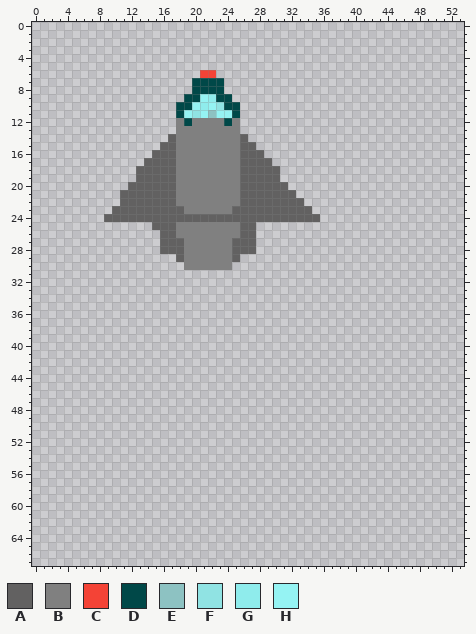
A sprite sheet gets an edit: link.png. This is how it looked before the edit.
The file is 100x100 pixels. Colours within 5 levels of each other are drawn and written as one. The old version is drawn lined up with the new one, on the new canvas.
Palette (. is transparent): A #626161  B #808080  C #f44336  D #004848  E #8dc2c2  F #90e3e3  G #8fecec  H #95f3f3
Pixels before (only the part around the change), first column x 0:
 0 ......................................................
 1 ......................................................
 2 ......................................................
 3 ......................................................
 4 ......................................................
 5 ......................................................
 6 .....................CC...............................
 7 ....................DDDD..............................
 8 ....................DDDD..............................
 9 ...................DDHGDD.............................
10 ..................DDHGHFDD............................
11 ..................DHFHEHHD............................
12 ..................BDBBBBDB............................
13 ..................BBBBBBBB............................
14 .................ABBBBBBBBA...........................
15 ................AABBBBBBBBAA..........................
16 ...............AAABBBBBBBBAAA.........................
17 ..............AAAABBBBBBBBAAAA........................
18 .............AAAAABBBBBBBBAAAAA.......................
19 .............AAAAABBBBBBBBAAAAA.......................
20 ............AAAAAABBBBBBBBAAAAAA......................
21 ...........AAAAAAABBBBBBBBAAAAAAA.....................
22 ...........AAAAAAABBBBBBBBAAAAAAAA....................
23 ..........AAAAAAAAABBBBBBAAAAAAAAAA...................
24 .........AAAAAAAAAAAAAAAAAAAAAAAAAAA..................
25 ...............AAABBBBBBBBAA..........................
26 ................AABBBBBBBBAA..........................
27 ................AAABBBBBBAAA..........................
28 ................AAABBBBBBAAA..........................
29 ..................ABBBBBBA............................
30 ...................BBBBBB.............................
31 ......................................................
32 ......................................................
33 ......................................................
34 ......................................................
35 ......................................................
36 ......................................................
37 ......................................................
38 ......................................................
39 ......................................................
40 ......................................................
41 ......................................................
42 ......................................................
43 ......................................................
44 ......................................................
45 ......................................................
46 ......................................................
47 ......................................................
48 ......................................................
49 ......................................................
50 ......................................................
51 ......................................................
52 ......................................................
53 ......................................................
54 ......................................................
55 ......................................................
56 ......................................................
57 ......................................................
58 ......................................................
59 ......................................................
60 ......................................................
61 ......................................................
62 ......................................................
63 ......................................................
64 ......................................................
65 ......................................................
66 ......................................................
67 ......................................................
The same view after the edit:
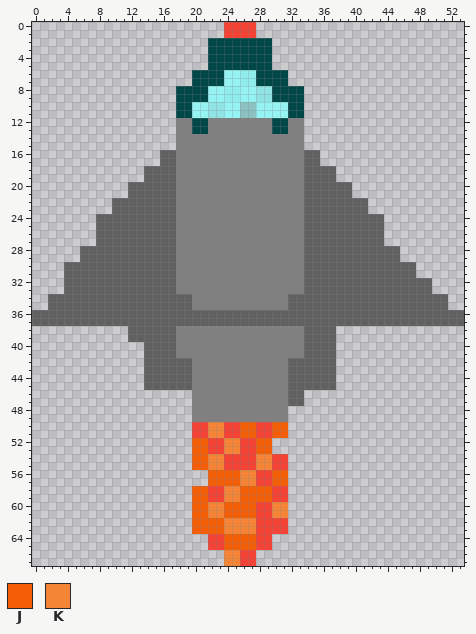
Colours new in this view: J #f45e06  K #f48436
What changed:
canvas 100x100 -> 54x68, the old top-left corner now at -25,-28 (the part of the old canvas that was cut away was empty and is not shown)
Changed rows in their new state; - is an unchanged pixel.
first column x 0:
 0 ------------------------CCCC--------------------------
 1 ------------------------CCCC--------------------------
 2 ----------------------DDDDDDDD------------------------
 3 ----------------------DDDDDDDD------------------------
 4 ----------------------DDDDDDDD------------------------
 5 ----------------------DDDDDDDD------------------------
 6 --------------------DDDDHHGGDDDD----------------------
 7 ------------------------HHGGDDDD----------------------
 8 ------------------DD--HHGGHHFFDDDD--------------------
 9 ------------------D--DHHGGHHFFDDDD--------------------
10 ---------------------HF-HHEEHHHHDD--------------------
11 -------------------DH-FF-HEEHHHHDD--------------------
12 -------------------BDD--B-BBBBDDBB--------------------
13 --------------------DD----BBBBDDBB--------------------
14 -----------------.--------BBBBBBBB--------------------
15 ----------------..--------BBBBBBBB--------------------
16 ---------------.----------BBBBBBBBAA------------------
17 --------------..----------BBBBBBBBAA------------------
18 -------------.------------BBBBBBBBAAAA----------------
19 -------------.------------BBBBBBBBAAAA----------------
20 --------------------------BBBBBBBBAAAAAA--------------
21 -----------.--------------BBBBBBBBAAAAAA--------------
22 ----------A---------------BBBBBBBBAAAAAAAA------------
23 ------------------B------BBBBBBBBB-AAAAAAA------------
24 --------A---------BBBBBBBBBBBBBBBB--AAAAAAAA----------
25 --------AAAAAAA-----------BBBBBBBBAAAAAAAAAA----------
26 --------AAAAAAAA----------BBBBBBBBAAAAAAAAAA----------
27 --------AAAAAAAA--B------BBBBBBBBBAAAAAAAAAA----------
28 ------AAAAAAAAAA--B------BBBBBBBBBAAAAAAAAAAAA--------
29 ------AAAAAAAAAAAAB------BBBBBBBBBAAAAAAAAAAAA--------
30 ----AAAAAAAAAAAAAAB------BBBBBBBBBAAAAAAAAAAAAAA------
31 ----AAAAAAAAAAAAAABBBBBBBBBBBBBBBBAAAAAAAAAAAAAA------
32 ----AAAAAAAAAAAAAABBBBBBBBBBBBBBBBAAAAAAAAAAAAAAAA----
33 ----AAAAAAAAAAAAAABBBBBBBBBBBBBBBBAAAAAAAAAAAAAAAA----
34 --AAAAAAAAAAAAAAAAAABBBBBBBBBBBBAAAAAAAAAAAAAAAAAAAA--
35 --AAAAAAAAAAAAAAAAAABBBBBBBBBBBBAAAAAAAAAAAAAAAAAAAA--
36 AAAAAAAAAAAAAAAAAAAAAAAAAAAAAAAAAAAAAAAAAAAAAAAAAAAAAA
37 AAAAAAAAAAAAAAAAAAAAAAAAAAAAAAAAAAAAAAAAAAAAAAAAAAAAAA
38 ------------AAAAAABBBBBBBBBBBBBBBBAAAA----------------
39 ------------AAAAAABBBBBBBBBBBBBBBBAAAA----------------
40 --------------AAAABBBBBBBBBBBBBBBBAAAA----------------
41 --------------AAAABBBBBBBBBBBBBBBBAAAA----------------
42 --------------AAAAAABBBBBBBBBBBBAAAAAA----------------
43 --------------AAAAAABBBBBBBBBBBBAAAAAA----------------
44 --------------AAAAAABBBBBBBBBBBBAAAAAA----------------
45 --------------AAAAAABBBBBBBBBBBBAAAAAA----------------
46 --------------------BBBBBBBBBBBBAA--------------------
47 --------------------BBBBBBBBBBBBAA--------------------
48 --------------------BBBBBBBBBBBB----------------------
49 --------------------BBBBBBBBBBBB----------------------
50 --------------------CCKKCCJJCCJJ----------------------
51 --------------------CCKKCCJJCCJJ----------------------
52 --------------------JJCCKKCCJJ------------------------
53 --------------------JJCCKKCCJJ------------------------
54 --------------------JJKKCCCCKKCC----------------------
55 --------------------JJKKCCCCKKCC----------------------
56 ----------------------JJJJKKCCJJ----------------------
57 ----------------------JJJJKKCCJJ----------------------
58 --------------------JJCCKKJJJJCC----------------------
59 --------------------JJCCKKJJJJCC----------------------
60 --------------------JJKKJJJJCCKK----------------------
61 --------------------JJKKJJJJCCKK----------------------
62 --------------------JJJJKKKKCCCC----------------------
63 --------------------JJJJKKKKCCCC----------------------
64 ----------------------CCJJJJCC------------------------
65 ----------------------CCJJJJCC------------------------
66 ------------------------KKCC--------------------------
67 ------------------------KKCC--------------------------
Changed places in both pictures, as pixel boxes (x1, y1, x2, y2):
changed: (32, 22, 464, 566)
